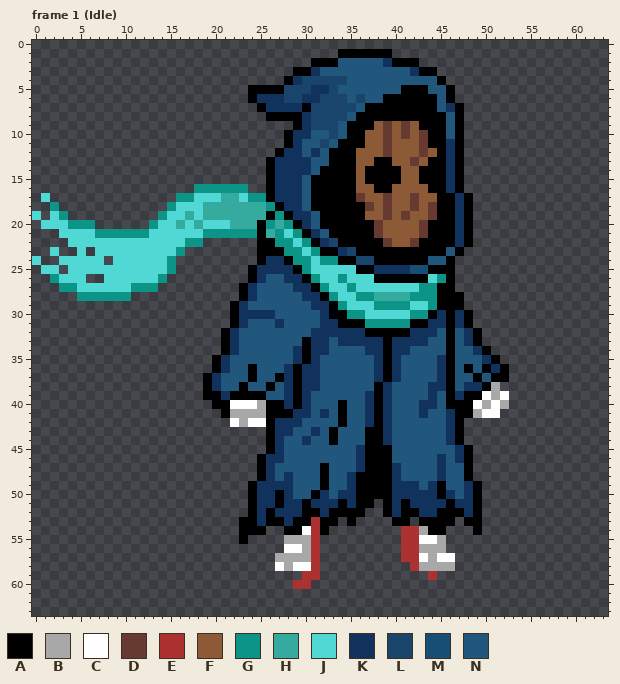
Pixel-art file: Assets/Sprites/MC.aseprite. Above is the file before it was changed.
64x64 pixels, 19 frames. Shown: frame 1 (Idle). The commit also changed other frames, which this record leaves out.
Visible layers, top first: "Layer 4", "Layer 1", "Layer 2".
Palette (. is transparent): A #000000  B #a8a8a8  C #ffffff  D #663931  E #ac3232  F #8c5a37  G #0c9486  H #35ab9f  J #50d9d4  K #10325c  L #19446c  M #164e75  N #22577d
Pixels before, frame 1 (Idle) (only the part around the change), first column x 25:
42 CAKKKNNNNANNKAKNNNNNNKA.
43 .AKKNNKNANNNAAKNNNNNNKA.
44 .AKNNKNNANNNAAKNNNNNNKA.
45 .AKNNNNNNNNKAAANNNNNNNKA
46 AKKNNNNNNNNKAAANNNNNKNKA
47 AKNNNNNANNNKAAAKNNNNKNNA
48 AKNKNNNANNKAAAAKNNNNKNNA
49 KKKKNNNANNKAAAAKKKNKANNK
50 KKAKNNAKNKKAAAAKKKKKAKNK
51 KKAKKAKKKAKAA.AKAKKKKAKK
52 KAKKKAAKAAAA..AKAAKKAAAK
53 KAAKAAEAA.A....AA.AAAA.A
54 A..AACEA........EEBAA...
55 ...BBBE.........EECCB...
56 ...CCBE.........EEBBB...
57 ..BBBBE.........EECBCC..
58 ..CBCCE..........EBBBB..
59 .....EE............E....
60 ....EE..................
61 ........................
62 ........................
63 ........................
The same view after the edit:
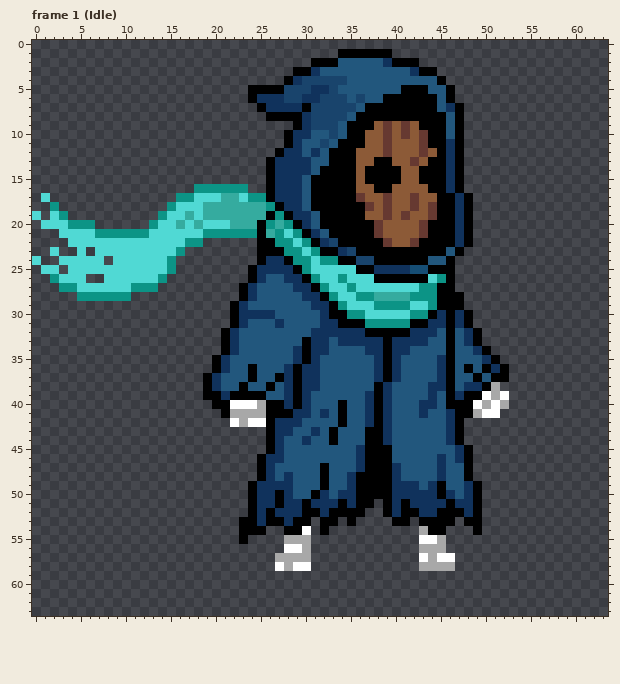
Changes in this commit:
layer "Layer 2" now hidden
Changed rows in their new state; - is an unchanged pixel.
Frame 1 (Idle):
first column x 29:
53 --.-------------
54 --.---------..--
55 --.---------..--
56 --.---------..--
57 --.---------..--
58 --.----------.--
59 -..------------.
60 ..--------------
